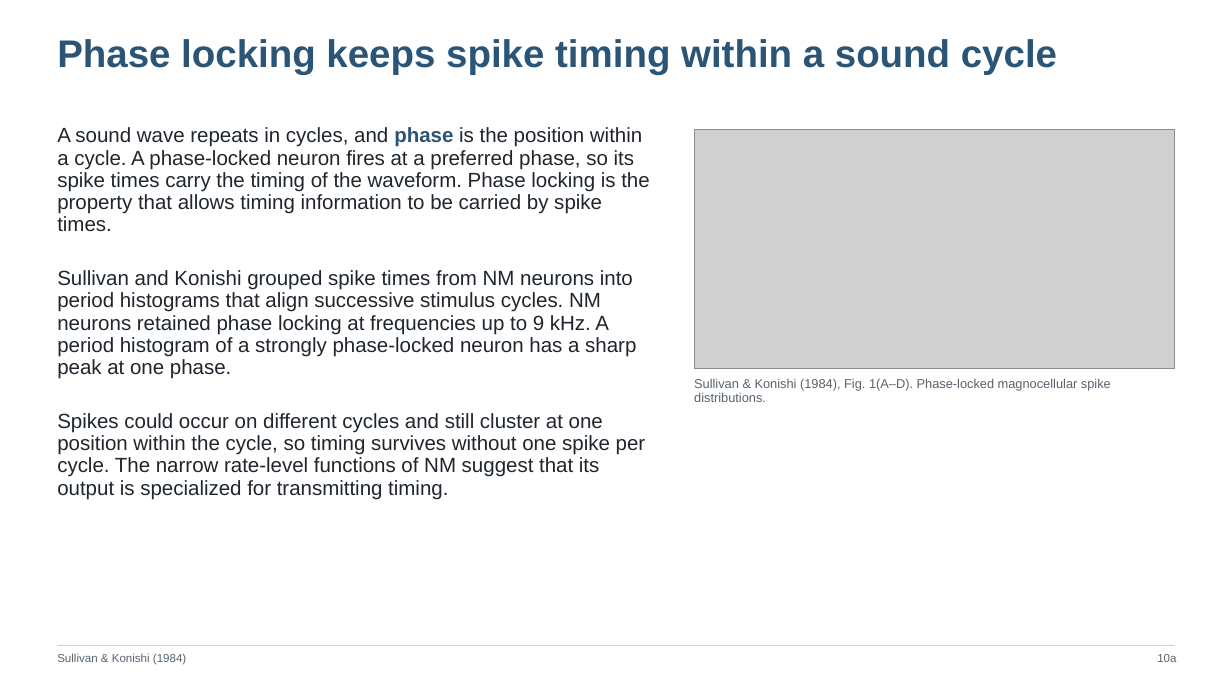
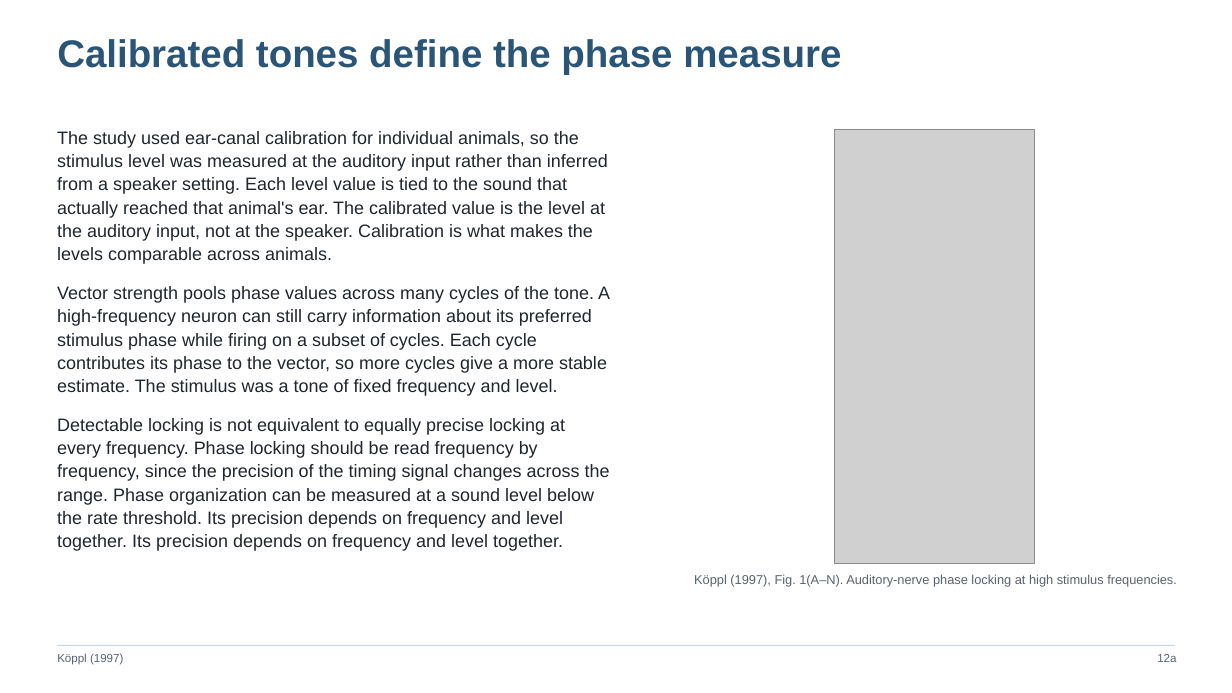
Before and after one commit to jordanxxlopez/NEUROETHOLOGY, a slide deck: slide 16 of scaffolded/Neuroethology_Lecture18_FA2026_SCAFFOLDED.pptx (slide 14 before the commit). Drawn at 1232x693 pixels with LibreOffice and Linux fonts; fonts in the diff are those of the drawing; grey boxes stand for pictures. Boxes give left, top, right and bottom in pixels: in the first picture for what was removed or moved away, otherwise in the second. Text is boxed around its words. In the diff, an @@ line names an element or a change of style, - is before the commit and + after.

```diff
--- a/scaffolded/Neuroethology_Lecture18_FA2026_SCAFFOLDED.pptx
+++ b/scaffolded/Neuroethology_Lecture18_FA2026_SCAFFOLDED.pptx
@@ text removed at (x1=57, y1=39, x2=1057, y2=74) @@
-Phase locking keeps spike timing within a sound cycle
@@ text added at (x1=57, y1=39, x2=841, y2=74), 30 pt, text #2B5577, bold @@
+Calibrated tones define the phase measure
@@ text removed at (x1=57, y1=127, x2=649, y2=231) @@
-A sound wave repeats in cycles, and phase is the position within a cycle. A phase-locked neuron fires at a preferred phase, so its spike times carry the timing of the waveform. Phase locking is the property that allows timing information to be carried by spike times.
@@ text added at (x1=57, y1=131, x2=610, y2=551), 14 pt, text #1F262D @@
+The study used ear-canal calibration for individual animals, so the stimulus level was measured at the auditory input rather than inferred from a speaker setting. Each level value is tied to the sound that actually reached that animal's ear. The calibrated value is the level at the auditory input, not at the speaker. Calibration is what makes the levels comparable across animals.
+Vector strength pools phase values across many cycles of the tone. A high-frequency neuron can still carry information about its preferred stimulus phase while firing on a subset of cycles. Each cycle contributes its phase to the vector, so more cycles give a more stable estimate. The stimulus was a tone of fixed frequency and level.
+Detectable locking is not equivalent to equally precise locking at every frequency. Phase locking should be read frequency by frequency, since the precision of the timing signal changes across the range. Phase organization can be measured at a sound level below the rate threshold. Its precision depends on frequency and level together. Its precision depends on frequency and level together.
@@ picture removed at (x1=694, y1=129, x2=1175, y2=369) @@
@@ picture added at (x1=835, y1=129, x2=1034, y2=564) @@
@@ text removed at (x1=57, y1=270, x2=636, y2=379) @@
-Sullivan and Konishi grouped spike times from NM neurons into period histograms that align successive stimulus cycles. NM neurons retained phase locking at frequencies up to 9 kHz. A period histogram of a strongly phase-locked neuron has a sharp peak at one phase.
@@ text removed at (x1=694, y1=378, x2=1111, y2=402) @@
-Sullivan & Konishi (1984), Fig. 1(A–D). Phase-locked magnocellular spike distributions.
@@ text removed at (x1=57, y1=413, x2=646, y2=500) @@
-Spikes could occur on different cycles and still cluster at one position within the cycle, so timing survives without one spike per cycle. The narrow rate-level functions of NM suggest that its output is specialized for transmitting timing.
@@ text added at (x1=694, y1=574, x2=1177, y2=586), 10 pt, text #58636E @@
+Köppl (1997), Fig. 1(A–N). Auditory-nerve phase locking at high stimulus frequencies.
@@ text at (x1=57, y1=653, x2=123, y2=665): text changed @@
-Sullivan & Konishi (1984)
+Köppl (1997)
@@ text at (x1=1157, y1=654, x2=1176, y2=662): text changed @@
-10a
+12a
```
Also in this commit, not shown: 46 other slides changed, 11 slides added, 11 slides removed, 3 other files.
